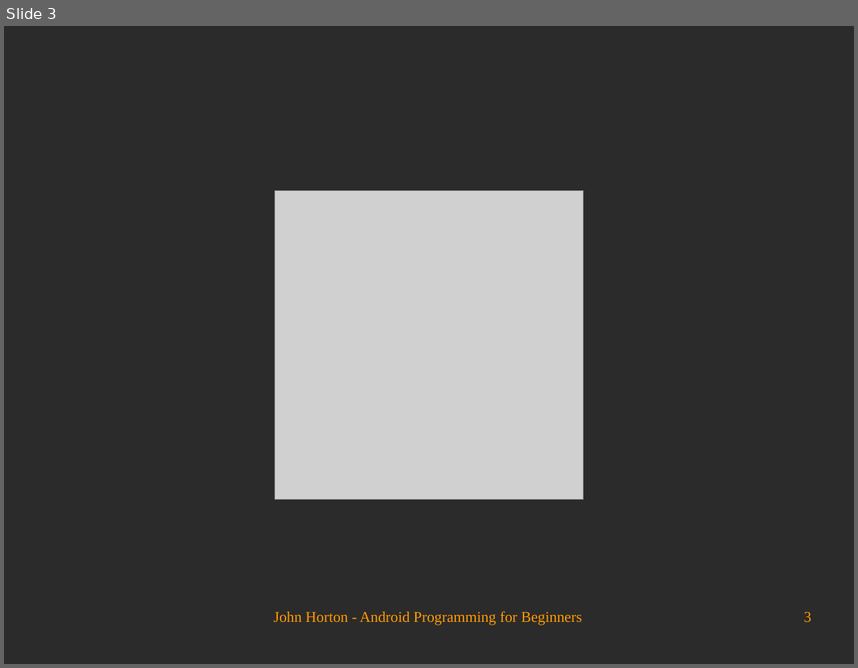
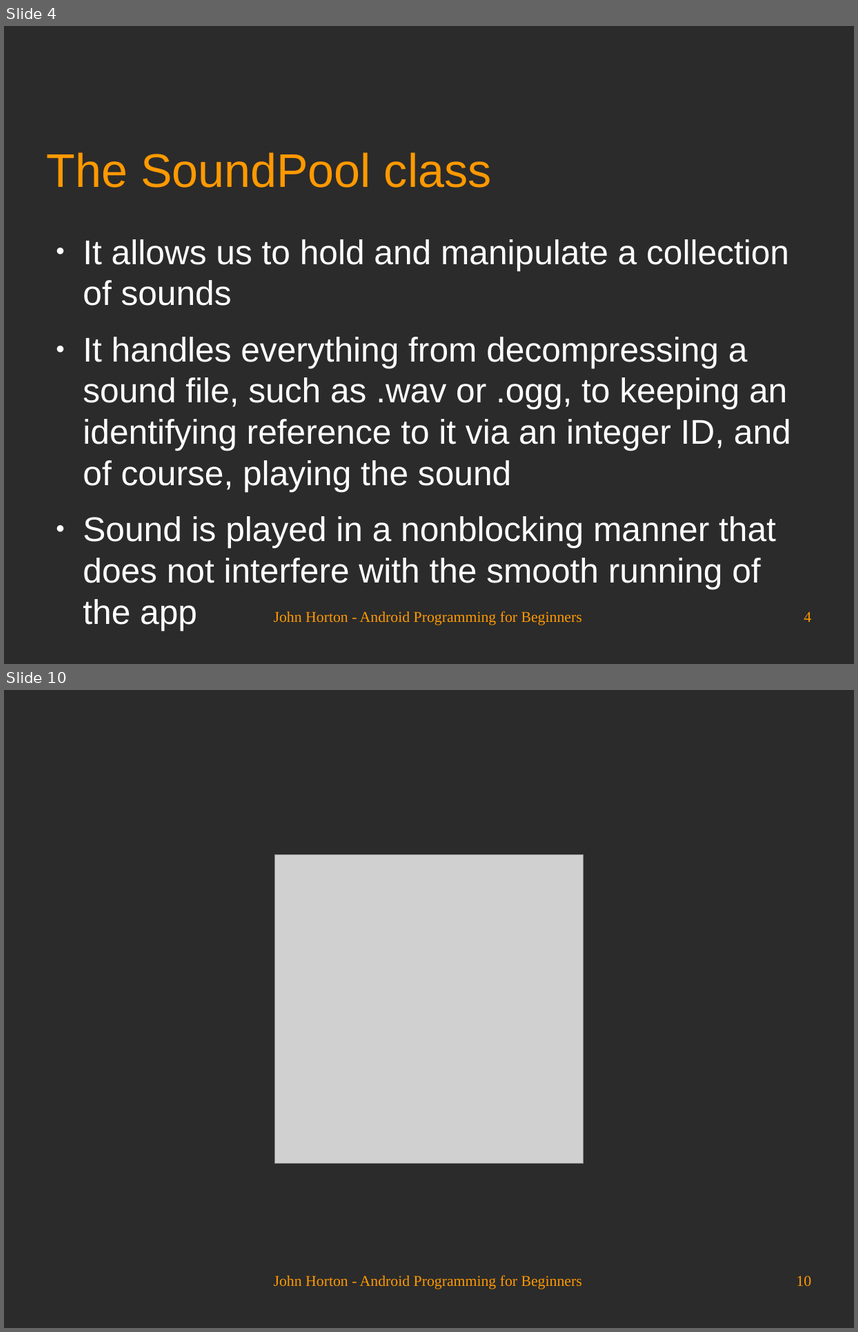
Before and after one commit to Academy-Soft-Intellect/Android-Programming-for-Beginners, a slide deck: 17_Sound_FX_and_Supporting_Different_Versions_of_Android.odp. Shown one above the other, each under a label of ours: slide 3 before the commit, slides 4 and 10 after it; the slides between them are not shown. The pictures are 858x668 and 858x1332 pixels, drawn with LibreOffice and Linux fonts; fonts in the diff are those of the drawing; grey boxes stand for pictures; background and template pictures are left out; a plain dark background stands for a picture behind light text. Boxes give left, top, right and bottom in pixels: in the first picture for what was removed or moved away, otherwise in the second. Text is boxed around its words. In the diff, an @@ line names an element or a change of style, - is before the commit and + after.

```diff
--- a/17_Sound_FX_and_Supporting_Different_Versions_of_Android.odp
+++ b/17_Sound_FX_and_Supporting_Different_Versions_of_Android.odp
@@ slide 4 added at (4,26,854,664), background picture (left out) @@
@@ title added at (47,152,492,187), 44 pt, text #FF9900 @@
+The SoundPool class
@@ text added at (83,239,791,589), 32 pt, text #FFFFFF @@
+● It allows us to hold and manipulate a collection of sounds
+● It handles everything from decompressing a sound file, such as .wav or .ogg, to keeping an identifying reference to it via an integer ID, and of course, playing the sound
+● Sound is played in a nonblocking manner that does not interfere with the smooth running of the app
@@ text added at (274,610,582,625), 14 pt, text #FF9900 @@
+John Horton - Android Programming for Beginners
@@ page number added at (804,611,811,621), 14 pt, text #FF9900 @@
+4
@@ what was slide 3 is now slide 10 @@
@@ page number at (796,1275,811,1285): text changed @@
-3
+10
```
Also in this commit, not shown: 2 slides changed, 6 other slides added.
